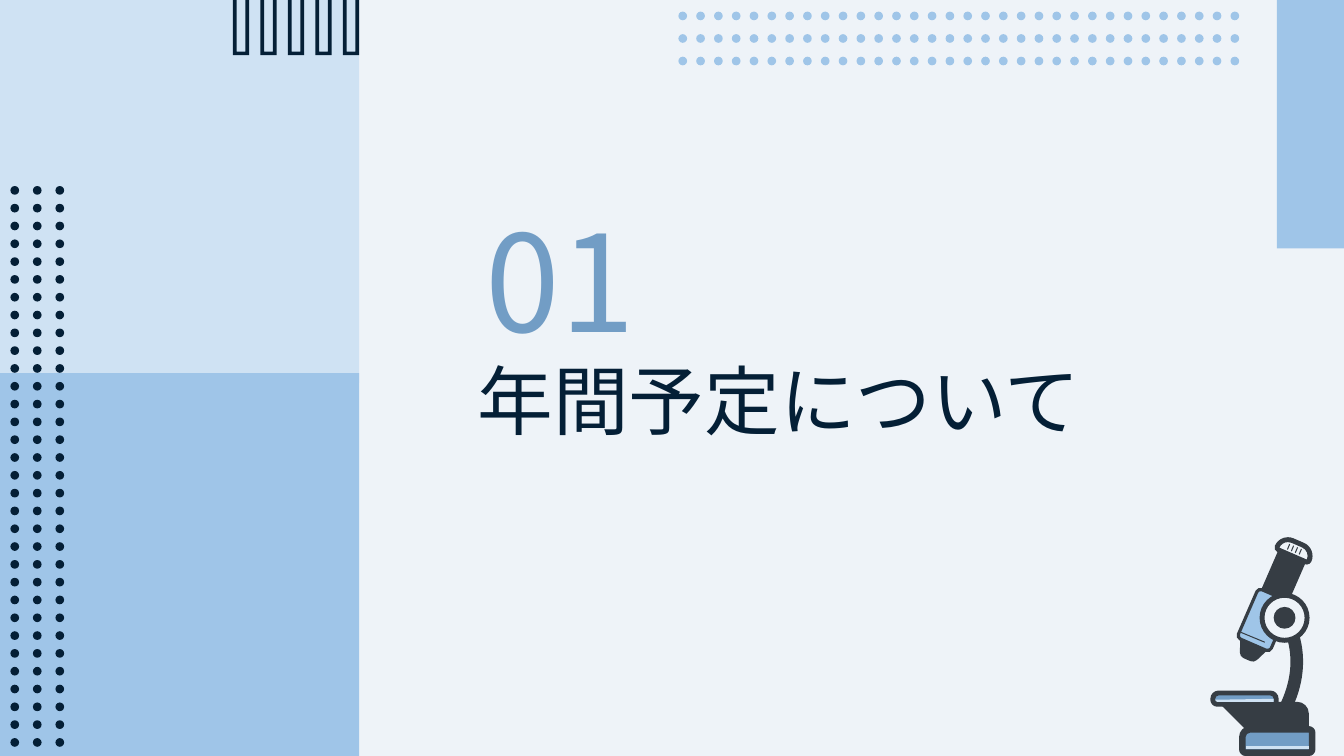
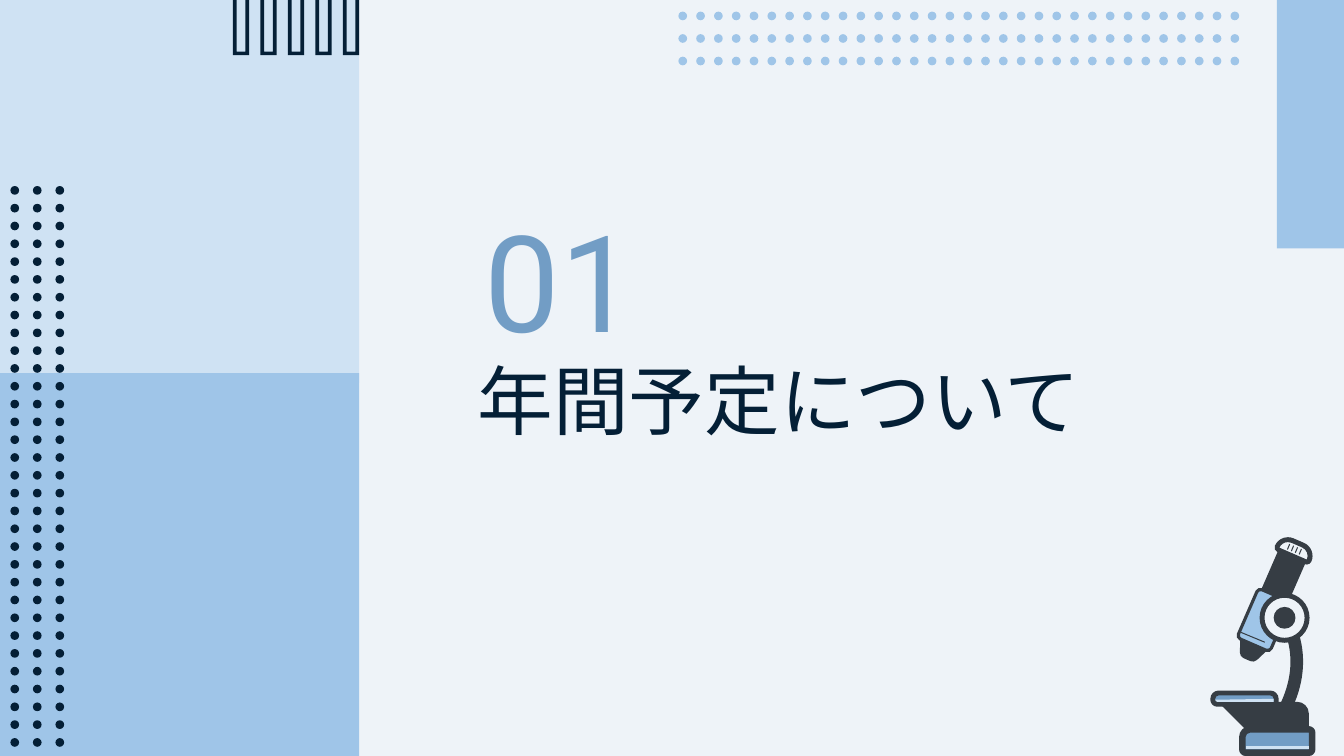
Before and after one commit to CL-ken/CL-ken.github.io, a slide deck: slide 2 of 2025/25_Welcome.pptx. Drawn at 1344x756 pixels with LibreOffice and Linux fonts; fonts in the diff are those of the drawing. Boxes give left, top, right and bottom in pixels: in the first picture for what was removed or moved away, otherwise in the second. Text is boxed around its words. In the diff, an @@ line names an element or a change of style, - is before the commit and + after.

```diff
--- a/2025/25_Welcome.pptx
+++ b/2025/25_Welcome.pptx
@@ text "01" at (485, 235, 636, 333): font Noto Sans CJK KR to Roboto @@
```
Also in this commit, not shown: 19 other slides changed, 3 other files.
